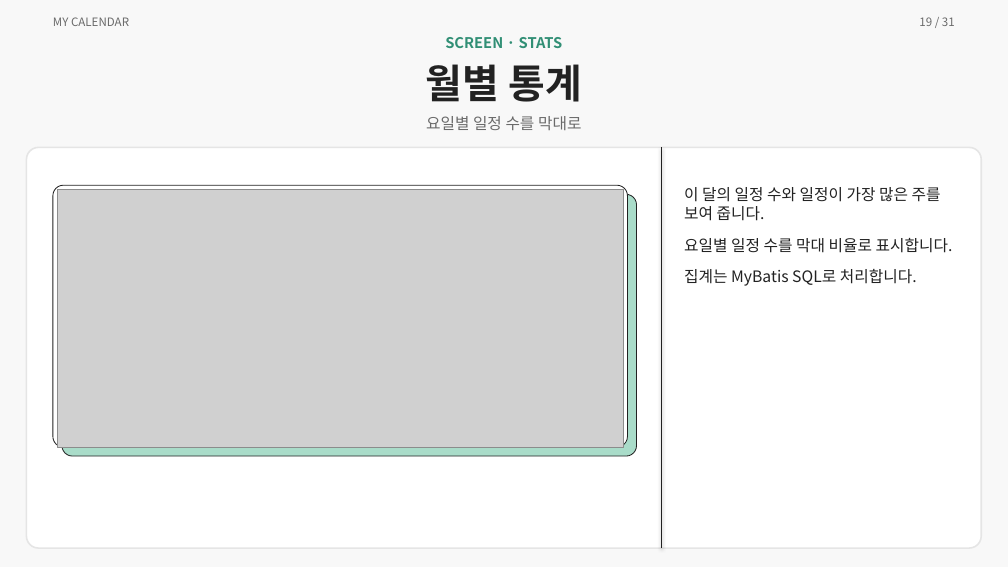
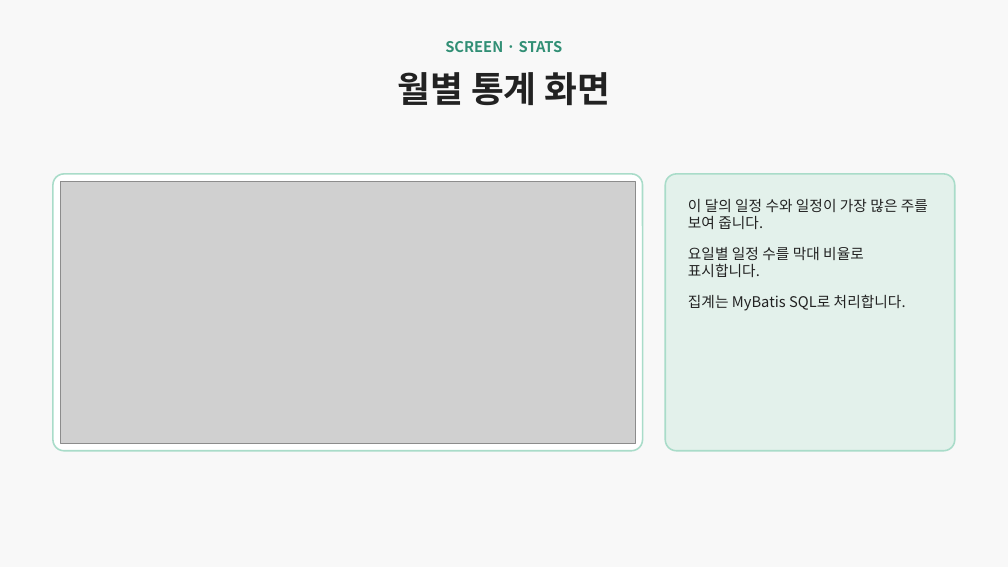
Before and after one commit to ho8566z/calendar-bot_word, a slide deck: slide 17 of ppt/개인 프로젝트.pptx (slide 19 before the commit). Drawn at 1008x567 pixels with LibreOffice and Linux fonts; fonts in the diff are those of the drawing; grey boxes stand for pictures. Boxes give left, top, right and bottom in pixels: in the first picture for what was removed or moved away, otherwise in the second. Text is boxed around its words. In the diff, an @@ line names an element or a change of style, - is before the commit and + after.

```diff
--- a/ppt/개인 프로젝트.pptx
+++ b/ppt/개인 프로젝트.pptx
@@ text removed at box(53, 17, 129, 26) @@
-MY CALENDAR
@@ text removed at box(919, 17, 955, 26) @@
-19 / 31
@@ text "SCREEN · STATS": place and size @@
-text "SCREEN · STATS" at box(445, 37, 563, 48)
+text "SCREEN · STATS" at box(445, 41, 563, 52)
@@ text at box(397, 72, 611, 105): text changed; size 38 to 34 pt @@
-월별 통계
+월별 통계 화면
@@ text removed at box(426, 116, 581, 130) @@
-요일별 일정 수를 막대로
@@ rounded rectangle removed at box(26, 147, 982, 548) @@
@@ line removed from (662, 147) to (662, 548) @@
@@ rounded rectangle: place and size @@
-rounded rectangle at box(53, 185, 628, 447)
+rounded rectangle at box(53, 174, 643, 451)
@@ rounded rectangle at box(53, 174, 643, 451): outline #222222 0.8 pt to #A9DCC9 1.5 pt @@
@@ rounded rectangle added at box(665, 174, 955, 451), fill #E3F1EB, outline #A9DCC9 1.5 pt @@
@@ picture: place and size @@
-picture at box(57, 190, 623, 448)
+picture at box(60, 181, 635, 443)
@@ rounded rectangle removed at box(62, 194, 637, 456) @@
@@ text "이 달의 일정 수와 일정이 ...": place and size @@
-text "이 달의 일정 수와 일정이 ..." at box(684, 187, 953, 286)
+text "이 달의 일정 수와 일정이 ..." at box(688, 199, 928, 311)
@@ text "이 달의 일정 수와 일정이 ..." at box(688, 199, 928, 311): size 15 to 14 pt @@
```
Also in this commit, not shown: 26 other slides changed, 2 slides added, 4 slides removed.
